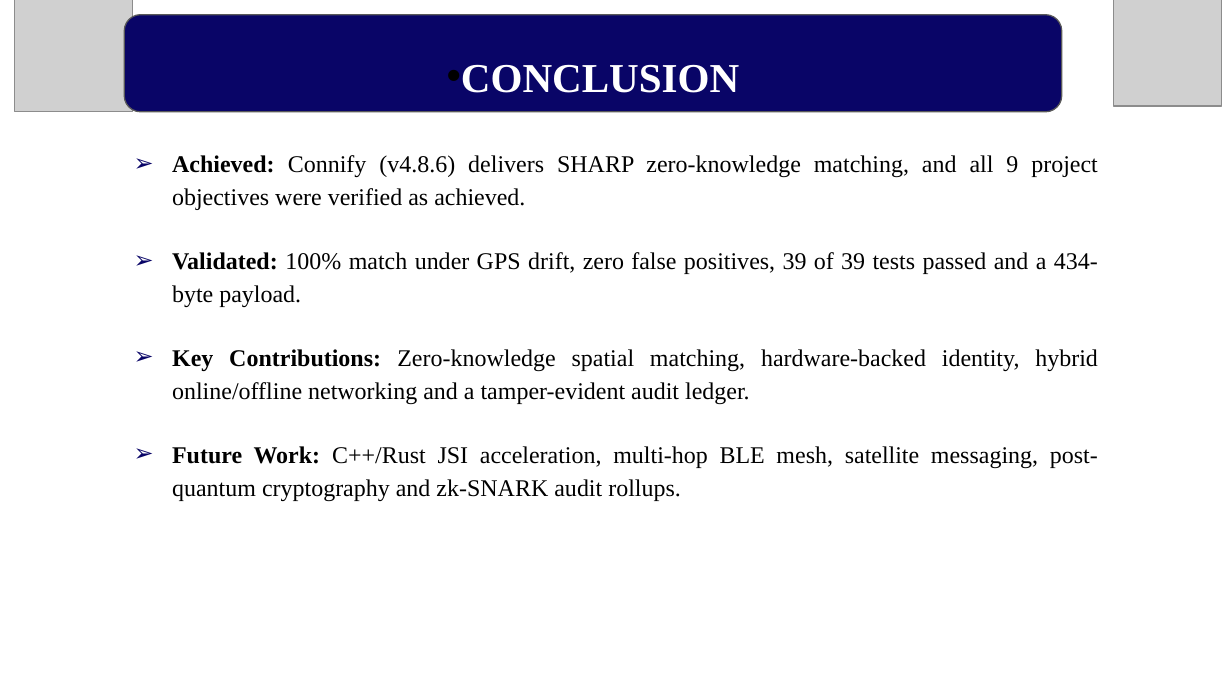
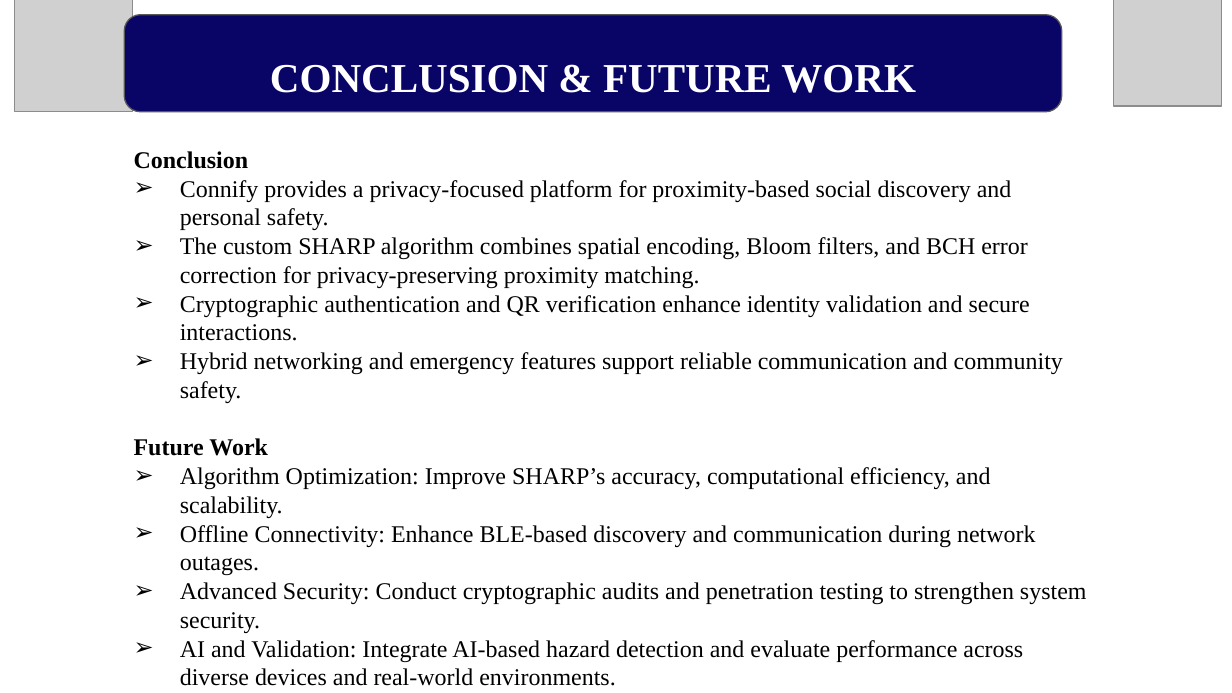
Before and after one commit to TheOrionGD/Connify-APP, a slide deck: slide 23 of docs/reports/Connify_Presentation.pptx. Drawn at 1232x693 pixels with LibreOffice and Linux fonts; fonts in the diff are those of the drawing; grey boxes stand for pictures. Boxes give left, top, right and bottom in pixels: in the first picture for what was removed or moved away, otherwise in the second. Text is boxed around its words. In the diff, an @@ line names an element or a change of style, - is before the commit and + after.

```diff
--- a/docs/reports/Connify_Presentation.pptx
+++ b/docs/reports/Connify_Presentation.pptx
@@ text in rounded rectangle at (270,64,916,93): text changed @@
-• CONCLUSION
+CONCLUSION & FUTURE WORK
@@ text at (134,151,1087,662): text changed @@
-➢ Achieved: Connify (v4.8.6) delivers SHARP zero-knowledge matching, and all 9 project objectives were verified as achieved.
-➢ Validated: 100% match under GPS drift, zero false positives, 39 of 39 tests passed and a 434-byte payload.
-➢ Key Contributions: Zero-knowledge spatial matching, hardware-backed identity, hybrid online/offline networking and a tamper-evident audit ledger.
-➢ Future Work: C++/Rust JSI acceleration, multi-hop BLE mesh, satellite messaging, post-quantum cryptography and zk-SNARK audit rollups.
+Conclusion
+➢ Connify provides a privacy-focused platform for proximity-based social discovery and personal safety.
+➢ The custom SHARP algorithm combines spatial encoding, Bloom filters, and BCH error correction for privacy-preserving proximity matching.
+➢ Cryptographic authentication and QR verification enhance identity validation and secure interactions.
+➢ Hybrid networking and emergency features support reliable communication and community safety.
+Future Work
+➢ Algorithm Optimization: Improve SHARP’s accuracy, computational efficiency, and scalability.
+➢ Offline Connectivity: Enhance BLE-based discovery and communication during network outages.
+➢ Advanced Security: Conduct cryptographic audits and penetration testing to strengthen system security.
+➢ AI and Validation: Integrate AI-based hazard detection and evaluate performance across diverse devices and real-world environments.
```
Also in this commit, not shown: 18 other slides changed, 1 other file.
